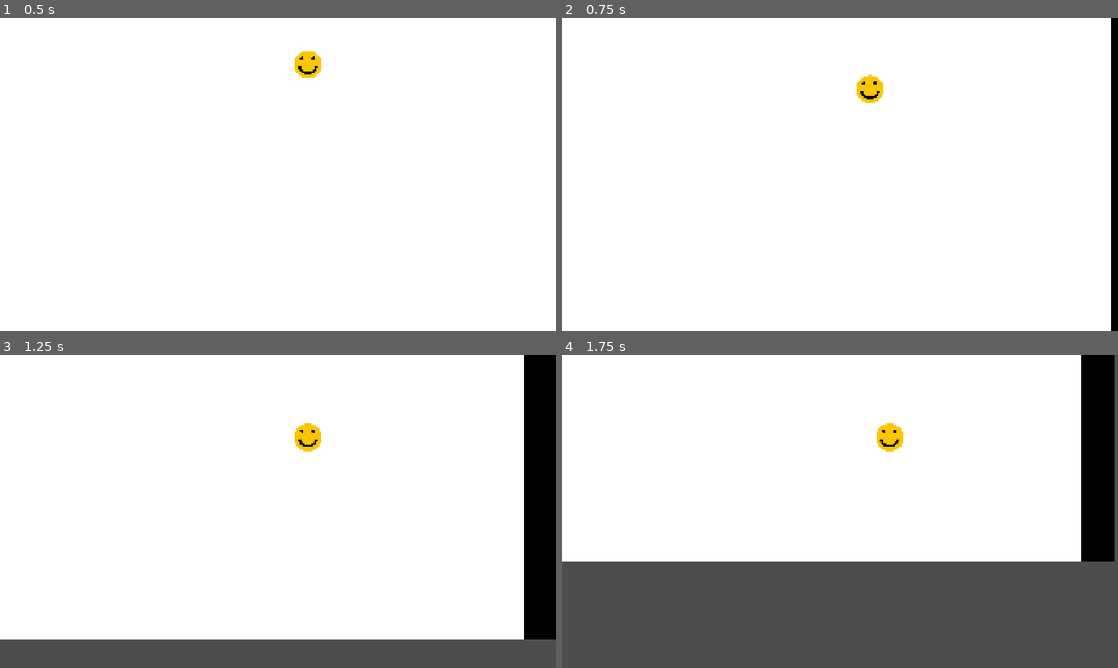
Above: before the commit, frames 1-4 (two rows, left to right).
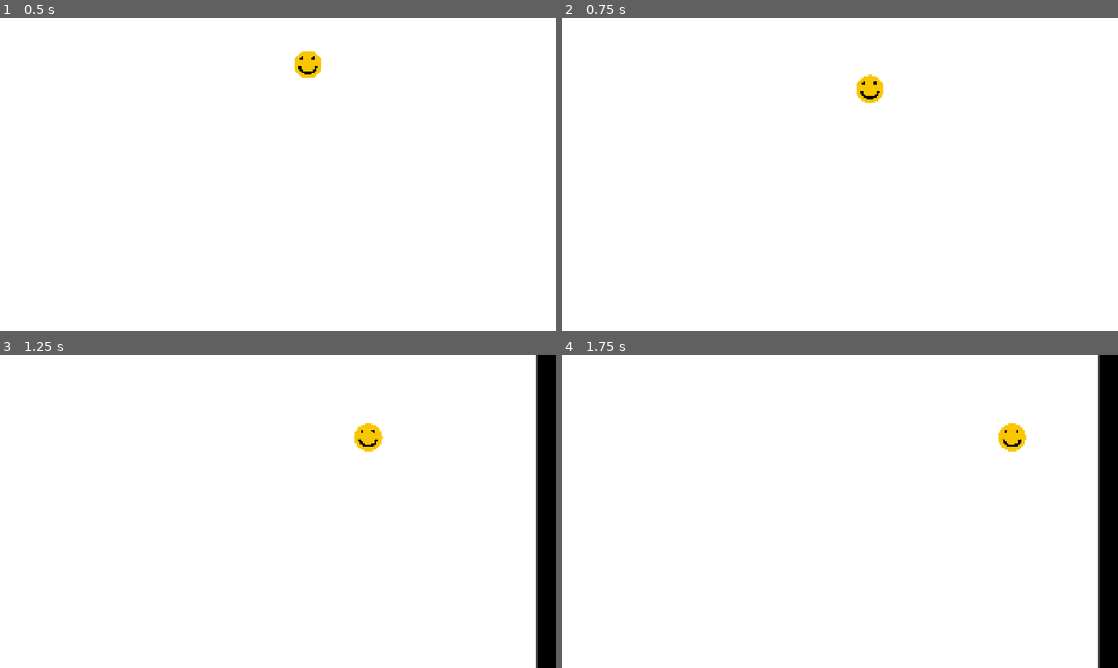
Above: after the commit, the same moments.

Repository: rickakell/FallingGame
Game: Godot game, scene res://scenes/Game.tscn
Two runs of this game, one before a commit and one after it. Both use one fixed random seed, a clock stepped at 60 frames per second and the inputs below.
Inputs:
- Up to frame 1 (0.5 s): no input
- Up to frame 2 (0.75 s): tap Enter (ui_accept) at 0.5 s; hold Right (ui_right) from 0.53 s (still down)
- Up to frame 3 (1.25 s): keep holding Right (ui_right); tap Enter (ui_accept) at 0.77 s
- Up to frame 4 (1.75 s): keep holding Right (ui_right); tap Enter (ui_accept) at 1.52 s

Frame 1 is identical in both runs. In frame 2, 1.2% of the frame differs, in the area x 98-100%, y 0-100%; in frame 3, 12%; in frame 4, 37%, in the area x 0-100%, y 0-100%.

Commit message:
Create parallax background

Diff:
--- a/scenes/Game.tscn
+++ b/scenes/Game.tscn
@@ -1,7 +1,6 @@
 [gd_scene format=3 uid="uid://r5sj4mdbwyd7"]
 
 [ext_resource type="PackedScene" uid="uid://u20gxiyc8gbv" path="res://scenes/Player.tscn" id="1_ibkli"]
-[ext_resource type="Shader" uid="uid://bs00102c1ec6j" path="res://shaders/Background.gdshader" id="2_cpr0p"]
 [ext_resource type="Texture2D" uid="uid://eyvooc5ljkad" path="res://assets/Background.png" id="3_78awf"]
 
 [sub_resource type="WorldBoundaryShape2D" id="WorldBoundaryShape2D_ibkli"]
@@ -12,13 +11,6 @@
 normal = Vector2(1, 0)
 distance = -90.0
 
-[sub_resource type="WorldBoundaryShape2D" id="WorldBoundaryShape2D_cpr0p"]
-distance = -84.0
-
-[sub_resource type="ShaderMaterial" id="ShaderMaterial_s0nni"]
-shader = ExtResource("2_cpr0p")
-shader_parameter/scroll_speed = 0.0
-
 [node name="Game" type="Node2D" unique_id=2103538176]
 
 [node name="CharacterBody2D" parent="." unique_id=142940438 instance=ExtResource("1_ibkli")]
@@ -28,9 +20,9 @@
 position = Vector2(-183, -148)
 offset = Vector2(0, 600)
 zoom = Vector2(0.565, 0.565)
-limit_left = -1900
+limit_left = -2036
 limit_top = -1000
-limit_right = 1950
+limit_right = 2043
 metadata/_edit_lock_ = true
 
 [node name="WorldBoundaries" type="Node" parent="." unique_id=1882253587]
@@ -49,19 +41,16 @@
 position = Vector2(-57, 1)
 shape = SubResource("WorldBoundaryShape2D_qbsmt")
 
-[node name="BottomBoundary" type="StaticBody2D" parent="WorldBoundaries" unique_id=1618713601]
-position = Vector2(13, 991)
+[node name="ParallaxBackground" type="ParallaxBackground" parent="." unique_id=661412022]
 
-[node name="BottomBoundaryShape" type="CollisionShape2D" parent="WorldBoundaries/BottomBoundary" unique_id=228410646]
-shape = SubResource("WorldBoundaryShape2D_cpr0p")
+[node name="ParallaxLayer" type="ParallaxLayer" parent="ParallaxBackground" unique_id=1994811429]
+motion_scale = Vector2(1, 0)
 
-[node name="TextureRect" type="TextureRect" parent="." unique_id=1079301303]
+[node name="Background" type="Sprite2D" parent="ParallaxBackground/ParallaxLayer" unique_id=977810577]
 z_index = -4000
-material = SubResource("ShaderMaterial_s0nni")
-offset_left = -1903.0
-offset_top = -403.0
-offset_right = 17.0
-offset_bottom = 677.0
-scale = Vector2(1.9962026, 1.9978604)
+texture_repeat = 2
+position = Vector2(3.0001626, 1267)
+scale = Vector2(2.2354167, 3.794444)
 texture = ExtResource("3_78awf")
-stretch_mode = 1
+region_enabled = true
+region_rect = Rect2(0, 0, 1920, 1080)
--- a/scripts/player.gd
+++ b/scripts/player.gd
@@ -1,7 +1,7 @@
 extends CharacterBody2D
 
 
-const SPEED = 300.0
+const SPEED = 1000.0
 const JUMP_VELOCITY = -400.0
 
 
--- a/shaders/Background.gdshader
+++ /dev/null
@@ -1,18 +0,0 @@
-shader_type canvas_item;
-uniform float scroll_speed;
-
-void vertex() {
-	// Called for every vertex the material is visible on.
-}
-
-void fragment() {
-	vec2 shiftedUV = UV;
-	shiftedUV.x += TIME * scroll_speed;
-	vec4 col = texture(TEXTURE,shiftedUV);
-	COLOR = col;
-}
-
-//void light() {
-//	// Called for every pixel for every light affecting the CanvasItem.
-//	// Uncomment to replace the default light processing function with this one.
-//}
Not shown, removed: shaders/Background.gdshader.uid
